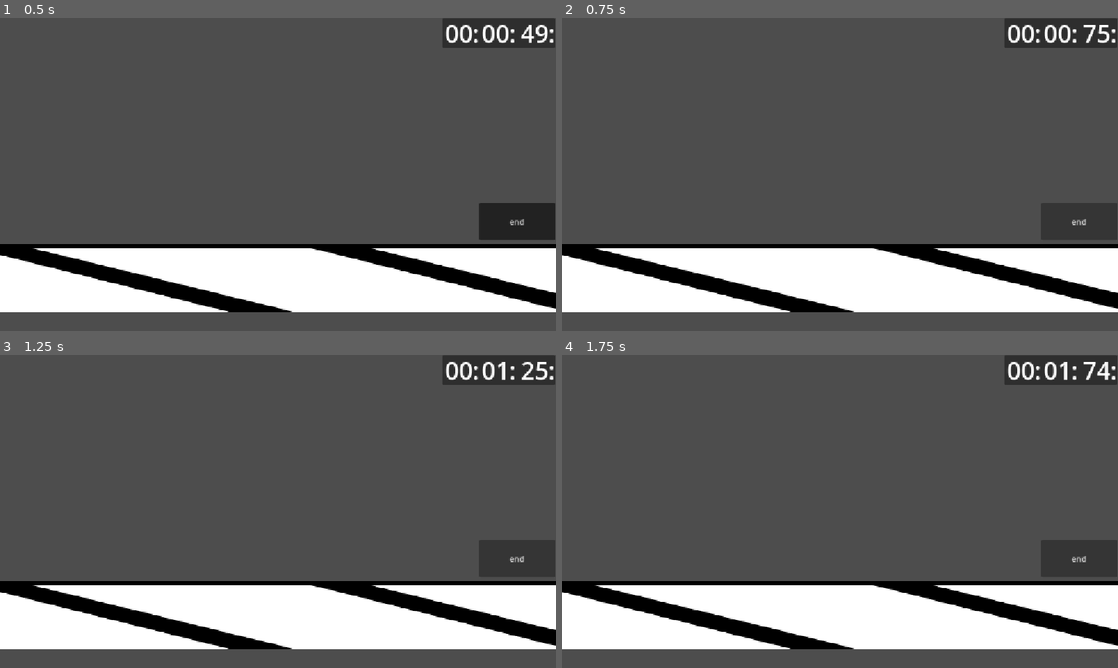
Above: before the commit, frames 1-4 (two rows, left to right).
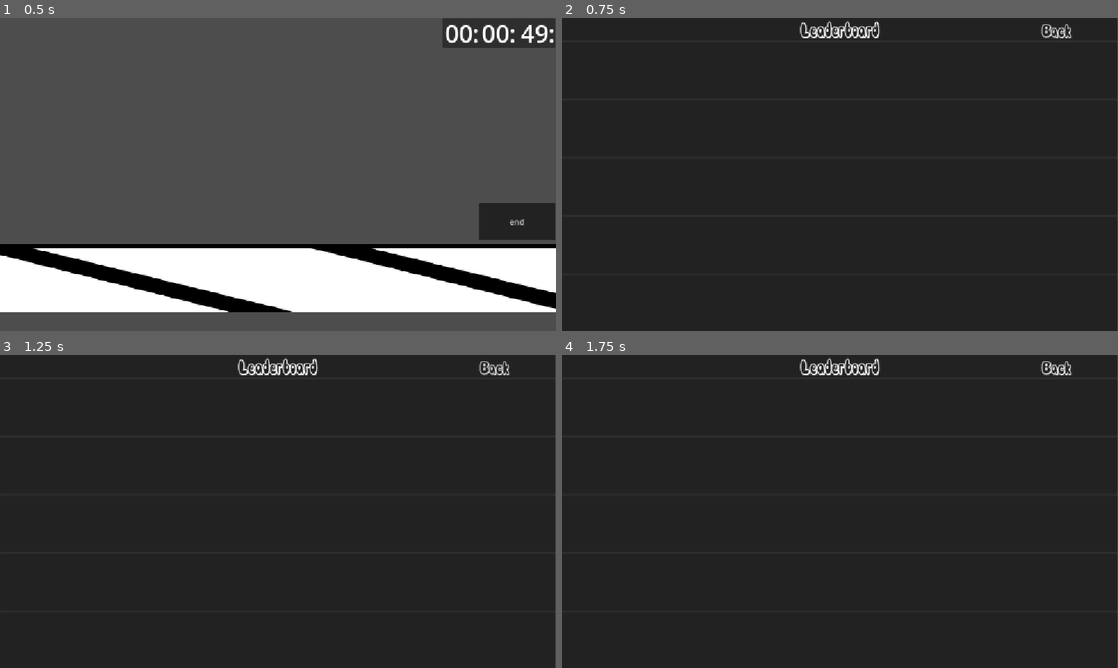
Above: after the commit, the same moments.

Repository: average4136/head-over-heels-game
Game: Godot game, scene res://Scenes/game.tscn
Same seed, same stepped clock (60 frames per second), same inputs: the game is played once before the commit and once after it. This scene is started directly instead of the project's main scene.
Inputs:
- Up to frame 1 (0.5 s): no input
- Up to frame 2 (0.75 s): click "end" at 0.5 s
- Up to frame 3 (1.25 s): no input
- Up to frame 4 (1.75 s): click "end" (after the commit: "Back") at 1.25 s

Frame 1 is identical in both runs. In frame 2, 97% of the frame differs, in the area x 0-100%, y 0-100%; in frame 3, 97%; in frame 4, 97%.

Commit message:
progress towards leaderboard

Diff:
--- a/Scenes/game.tscn
+++ b/Scenes/game.tscn
@@ -1,7 +1,8 @@
 [gd_scene format=3 uid="uid://wovadvlseaw3"]
 
-[ext_resource type="Script" uid="uid://ctt7gyxbqfsp5" path="res://Scenes/panel.gd" id="2_3dryh"]
+[ext_resource type="Script" uid="uid://ctt7gyxbqfsp5" path="res://Scripts/panel.gd" id="2_3dryh"]
 [ext_resource type="Texture2D" uid="uid://cpuxc7o6cfr1w" path="res://Assets/tile-for-tiling.png" id="2_qxrlw"]
+[ext_resource type="Script" uid="uid://ccqn5filf72l6" path="res://Scenes/test_for_leaderboard.gd" id="3_wrm1d"]
 
 [sub_resource type="WorldBoundaryShape2D" id="WorldBoundaryShape2D_5r6hy"]
 distance = -10.0
@@ -82,6 +83,7 @@
 offset_top = -72.0
 offset_right = 583.0
 offset_bottom = 5.0
+script = ExtResource("3_wrm1d")
 
 [node name="Button" type="Button" parent="test for leaderboard" unique_id=841595743]
 layout_mode = 1
@@ -93,4 +95,4 @@
 text = "end
 "
 
-[connection signal="pressed" from="test for leaderboard/Button" to="Camera2D/Panel" method="_pressed"]
+[connection signal="pressed" from="test for leaderboard/Button" to="Camera2D/Panel" method="_on_button_pressed"]
--- a/Scenes/leaderboard_container.tscn
+++ b/Scenes/leaderboard_container.tscn
@@ -1,63 +1,7 @@
 [gd_scene format=3 uid="uid://jq4gk47xm8di"]
 
 [ext_resource type="FontFile" uid="uid://d4gh6b7fwfnwd" path="res://Assets/Font/Comic_White_Rabbit_.otf" id="1_fdgmg"]
-
-[sub_resource type="GDScript" id="GDScript_opfnp"]
-script/source = "extends Node
-
-
-const SAVE_PATH := \"user://leaderboard.json\"
-const MAX_ENTRIES := 5
-
-var scores: Array = []
-
-
-func _ready():
-	load_scores()
-
-
-func add_score(player_name: String, time: float):
-	var entry = {
-		\"name\": player_name,
-		\"time\": time
-	}
-
-	scores.append(entry)
-
-	scores.sort_custom(func(a, b):
-		return a[\"time\"] < b[\"time\"]
-	)
-
-	if scores.size() > MAX_ENTRIES:
-		scores.resize(MAX_ENTRIES)
-
-	save_scores()
-
-
-func save_scores():
-	var file = FileAccess.open(SAVE_PATH, FileAccess.WRITE)
-
-	if file:
-		file.store_string(JSON.stringify(scores))
-
-
-func load_scores():
-	if not FileAccess.file_exists(SAVE_PATH):
-		scores = []
-		return
-
-	var file = FileAccess.open(SAVE_PATH, FileAccess.READ)
-	var data = JSON.parse_string(file.get_as_text())
-
-	if data is Array:
-		scores = data
-	else:
-		scores = []
-
-
-func _on_back_button_pressed() -> void:
-	get_tree().change_scene_to_file(\"res://Scenes/main_menu.tscn\")
-"
+[ext_resource type="Script" uid="uid://dyxg2d0ul3han" path="res://Scripts/Leaderboard.gd" id="1_vlq1p"]
 
 [sub_resource type="GDScript" id="GDScript_ce3w2"]
 
@@ -69,7 +13,7 @@
 anchor_bottom = 1.0030864
 size_flags_horizontal = 0
 accessibility_region = true
-script = SubResource("GDScript_opfnp")
+script = ExtResource("1_vlq1p")
 metadata/_edit_use_anchors_ = true
 
 [node name="NamesContainer" type="VBoxContainer" parent="." unique_id=1484897702]
--- a/Scenes/main_menu.tscn
+++ b/Scenes/main_menu.tscn
@@ -21,9 +21,9 @@
 
 
 func update_leaderboard():
-	if not has_node(\"LeaderboardContainer/NamesContainer\"):
+	if not has_node(\"NamesContainer\"):
 		return
-	var entries = $LeaderboardContainer/NamesContainer.get_children()
+	var entries = $NamesContainer.get_children()
 
 	for i in range(5):
 		var panel = entries[i + 1]
--- /dev/null
+++ b/Scenes/test_for_leaderboard.gd
@@ -0,0 +1 @@
+extends Panel
--- a/Scripts/Leaderboard.gd
+++ b/Scripts/Leaderboard.gd
@@ -3,7 +3,7 @@
 const SAVE_PATH := "user://leaderboard.json"
 const MAX_ENTRIES := 5
 
-var scores: Array = []
+var scores: Array = [{"name": "test", "time": 4.0}]
 
 
 func _ready():
@@ -28,11 +28,27 @@
 	save_scores()
 
 
+
 func save_scores():
 	var file = FileAccess.open(SAVE_PATH, FileAccess.WRITE)
 
 	if file:
 		file.store_string(JSON.stringify(scores))
+
+func update_leaderboard() -> void:
+	if not has_node("PanelContainer/VBoxContainer"):
+		return
+
+	var container = get_node("PanelContainer/VBoxContainer")
+	var entries = container.get_children()
+
+	for i in range(min(5, entries.size() - 1)):
+		var panel = entries[i + 1]
+		var label = panel.get_child(0)
+
+		if i < Leaderboard.scores.size():
+			var score = Leaderboard.scores[i]
+			label.text = "%d. %s    %.2f seconds" % [i + 1, score["name"], score["time"]]
 
 
 func load_scores():
--- a/Scripts/Main_Menu.gd
+++ b/Scripts/Main_Menu.gd
@@ -11,18 +11,3 @@
 
 func _ready() -> void:
 	update_leaderboard()
-
-func update_leaderboard() -> void:
-	if not has_node("PanelContainer/VBoxContainer"):
-		return
-
-	var container = get_node("PanelContainer/VBoxContainer")
-	var entries = container.get_children()
-
-	for i in range(min(5, entries.size() - 1)):
-		var panel = entries[i + 1]
-		var label = panel.get_child(0)
-
-		if i < Leaderboard.scores.size():
-			var score = Leaderboard.scores[i]
-			label.text = "%d. %s    %.2f seconds" % [i + 1, score["name"], score["time"]]
--- a/Scripts/panel.gd
+++ b/Scripts/panel.gd
@@ -14,12 +14,8 @@
 	$seconds.text = "%02d:" % seconds
 	$minutes.text = "%02d:" % minutes
 
+func _on_button_pressed() -> void:
+	Leaderboard.add_score("Test Player", 25.42)
 
-
-
-
-
-
-
-func _pressed() -> void:
-	pass # Replace with function body.
+	get_tree().change_scene_to_file(
+		"res://Scenes/leaderboard_container.tscn")
Not shown, added: Scenes/test_for_leaderboard.gd.uid
